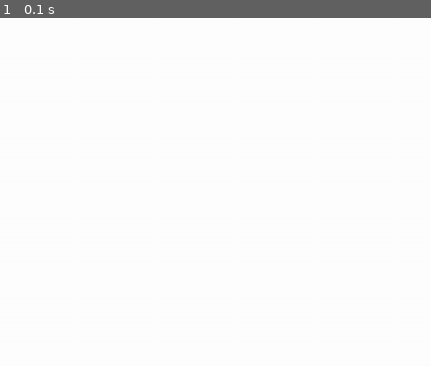
Above: before the commit, frame 1.
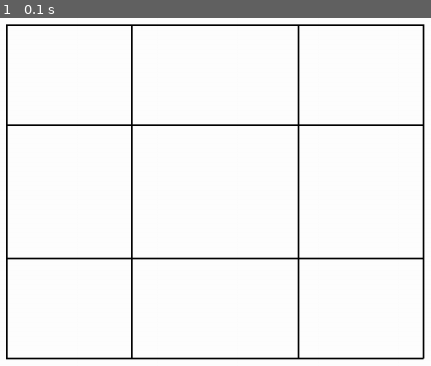
Above: after the commit, the same moment.

Repository: Miguel-EpicJS/pygame-games
Game: pygame game, started from jogo-da-velha/main.py
Two runs of this game, one before a commit and one after it. Both use one fixed random seed, a clock stepped at 60 frames per second and the inputs below.
Inputs:
- Up to frame 1 (0.1 s): no input

The runs differ from the first frame. In frame 1, 5.0% of the frame differs, in the area x 1-99%, y 1-99%.

Commit message:
feat: draw_game_board and add an gitignore for __pycache__

Diff:
--- /dev/null
+++ b/jogo-da-velha/draw_game_board.py
@@ -0,0 +1,17 @@
+from pygame import draw
+
+def draw_borders(surface, color, width):
+    draw.line(surface, color, (300, 100), (800, 100), width=width)
+    draw.line(surface, color, (300, 500), (800, 500), width=width)
+    draw.line(surface, color, (300, 100), (300, 500), width=width)
+    draw.line(surface, color, (800, 100), (800, 500), width=width)
+
+def draw_internal_lines(surface, color, width):
+    draw.line(surface, color, (450, 100), (450, 500), width=width)
+    draw.line(surface, color, (650, 100), (650, 500), width=width)
+    draw.line(surface, color, (300, 220), (800, 220), width=width)
+    draw.line(surface, color, (300, 380), (800, 380), width=width)
+
+def draw_game_board(surface, color, width):
+    draw_borders(surface, color, width)
+    draw_internal_lines(surface, color, width)
--- a/jogo-da-velha/main.py
+++ b/jogo-da-velha/main.py
@@ -1,4 +1,5 @@
 import sys, pygame, random
+from draw_game_board import draw_game_board
 
 pygame.init()
 
@@ -9,7 +10,10 @@
 
 screen.fill(colors["white"])
 
+draw_game_board(screen, colors["black"], 2)
+
 while 1:
     for event in pygame.event.get():
         if event.type == pygame.QUIT: sys.exit()
     pygame.display.flip()
+    print(pygame.mouse.get_pos())
Not shown, added: jogo-da-velha/.gitignore
